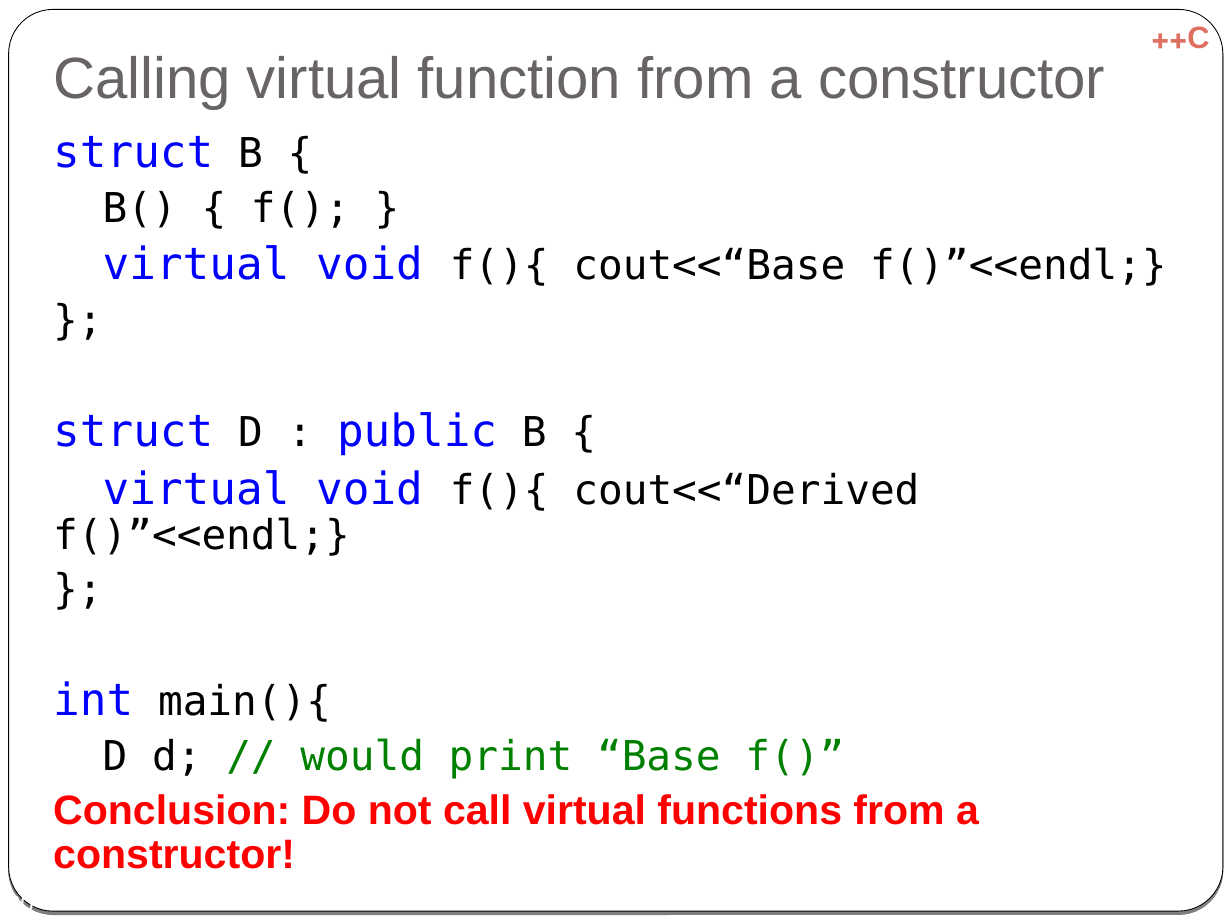
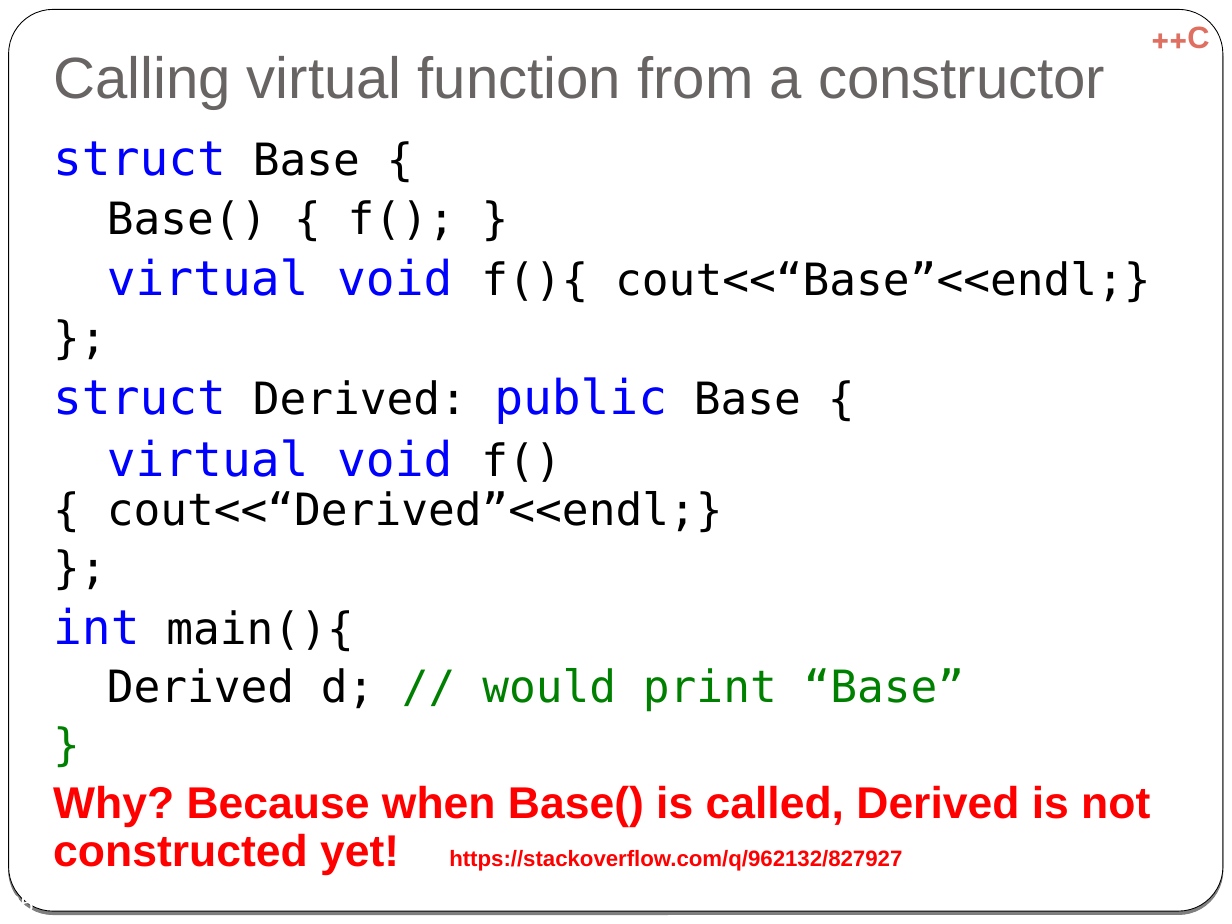
Before and after one commit to cpp-at-ariel/cpp-5778, a slide deck: slide 25 of week06-inheritance/slides-override-virtual.odp (slide 30 before the commit). Drawn at 1232x924 pixels with LibreOffice and Linux fonts; fonts in the diff are those of the drawing. Boxes give left, top, right and bottom in pixels: in the first picture for what was removed or moved away, otherwise in the second. Text is boxed around its words. In the diff, an @@ line names an element or a change of style, - is before the commit and + after.

```diff
--- a/week06-inheritance/slides-override-virtual.odp
+++ b/week06-inheritance/slides-override-virtual.odp
@@ text at (x1=53, y1=141, x2=1151, y2=303): text changed; size 24.1 to 26 pt @@
-struct B {
-B() { f(); }
-virtual void f(){ cout<<“Base f()”<<endl;}
+struct Base {
+Base() { f(); }
+virtual void f(){ cout<<“Base”<<endl;}
@@ text at (x1=53, y1=377, x2=801, y2=533): text changed; size 24.1 to 26 pt @@
-struct D : public B {
-virtual void f(){ cout<<“Derived f()”<<endl;}
+struct Derived: public Base {
+virtual void f(){ cout<<“Derived”<<endl;}
@@ text at (x1=53, y1=607, x2=353, y2=652): size 24.1 to 26 pt in "};", "};", "main(){"; size 25.9 to 28 pt in "int" @@
@@ text at (x1=53, y1=668, x2=1150, y2=876): text changed; size 24.1 to 26 pt @@
-D d; // would print “Base f()”
-Conclusion: Do not call virtual functions from a constructor!
+Derived d; // would print “Base”
+}
+Why? Because when Base() is called, Derived is not constructed yet! https://stackoverflow.com/q/962132/827927
@@ page number at (x1=7, y1=893, x2=34, y2=911): text changed @@
-30
+25
```
Also in this commit, not shown: 27 other slides changed, 7 slides removed, 14 other files.
